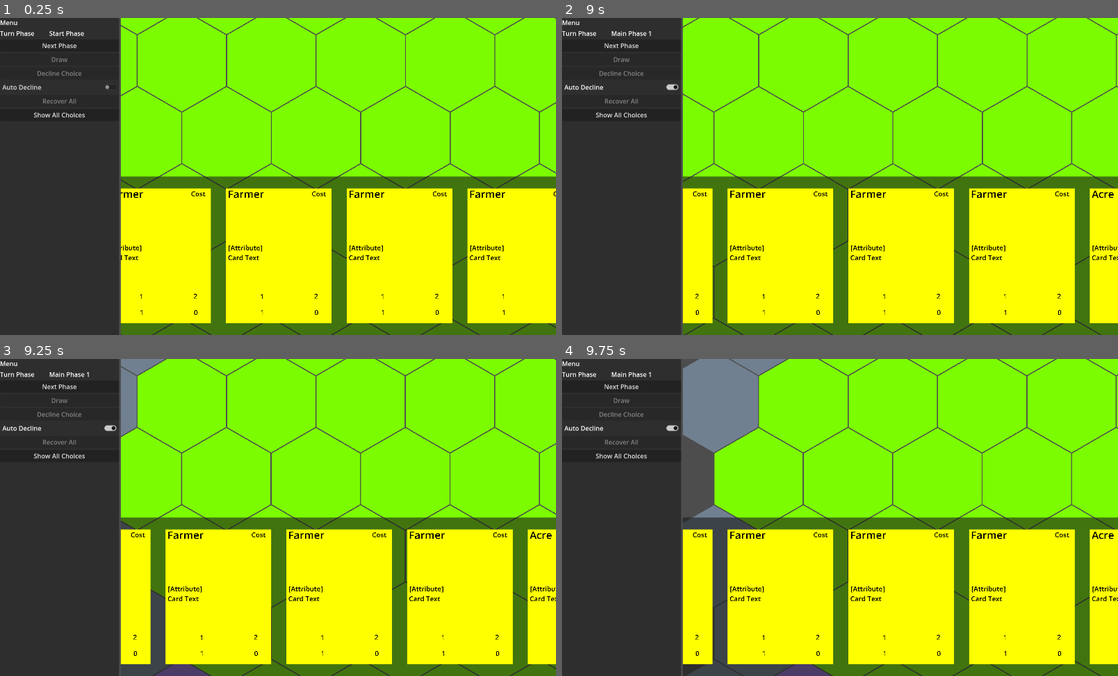
Above: before the commit, frames 1-4 (two rows, left to right).
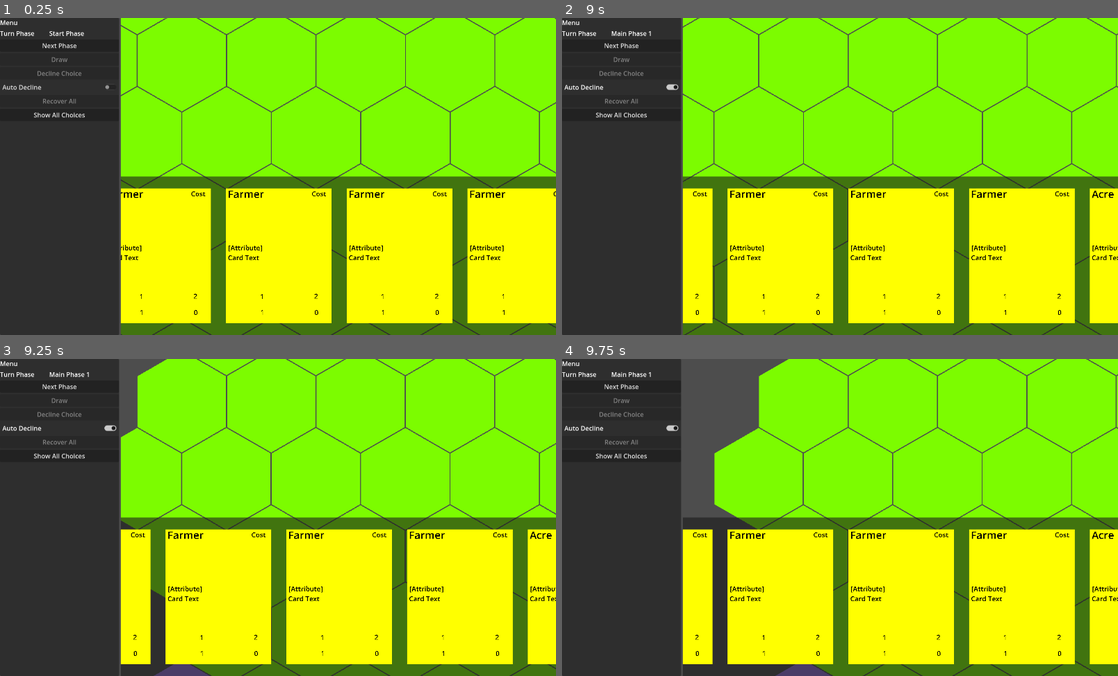
Above: after the commit, the same moments.

Repository: nckjchm/gd_cardgame
Game: Godot game, scene res://game.tscn
Two runs of this game, one before a commit and one after it. Both use one fixed random seed, a clock stepped at 60 frames per second and the inputs below.
Inputs (mouse positions are in pixels of both pictures, inside the frame that each line leads up to):
- Up to frame 1 (0.25 s): no input
- Up to frame 2 (9 s): click "Next Phase" at 0.5 s; click "Next Phase" at 1.25 s; click "Draw" at 2 s; click "Auto Decline" at 2.75 s; click "Show All Choices" at 3.5 s; click "Auto Decline" at 4.25 s; click "Show All Choices" at 5 s; click "Next Phase" at 5.75 s; click "Auto Decline" at 6.5 s; click "Show All Choices" at 7.25 s; click "X" at 8 s; tap Enter at 8.75 s; drag from (589, 21) to (767, 21) at 8.77 s
- Up to frame 3 (9.25 s): no input
- Up to frame 4 (9.75 s): tap Space at 9.5 s; drag from (678, 362) to (856, 362) at 9.52 s

Frames 1-2 are identical in both runs. In frame 3, 1.6% of the frame differs, in the area x 21-31%, y 0-100%; in frame 4, 5.7%, in the area x 21-42%, y 0-100%.

Commit message:
minor improvements
SendCardEvents implemented, also inactive cells aren't drawn anymore

Diff:
--- a/Cell.gd
+++ b/Cell.gd
@@ -67,6 +67,7 @@
 			change_color(Color.LAWN_GREEN)
 		Cell.CellType.Inactive:
 			change_color(Color.SLATE_GRAY)
+			hide()
 		Cell.CellType.Stack:
 			change_color(Color.MEDIUM_PURPLE)
 
--- a/event.gd
+++ b/event.gd
@@ -69,16 +69,48 @@
 			destination_cell.insert_card(card)
 
 class SendToGraveEvent extends SendCardEvent:
-	pass
+	func _init(player, card):
+		self.player = player
+		self.card = card
+		destination_cell = card.card_owner.graveyard_cell
+
+	func resolve(gm : GameManager):
+		super.resolve(gm)
+		card.card_position = Card.CardPosition.Graveyard
+		card.card_status = Card.CardStatus.Dead
 
 class SendToLimboEvent extends SendCardEvent:
-	pass
+	func _init(player, card):
+		self.player = player
+		self.card = card
+		destination_cell = card.card_owner.limbo_cell
+
+	func resolve(gm : GameManager):
+		super.resolve(gm)
+		card.card_position = Card.CardPosition.Limbo
+		card.card_status = Card.CardStatus.Limbo
 
 class SendToBanishmentEvent extends SendCardEvent:
-	pass
+	func _init(player, card):
+		self.player = player
+		self.card = card
+		destination_cell = card.card_owner.banishment_cell
+
+	func resolve(gm : GameManager):
+		super.resolve(gm)
+		card.card_position = Card.CardPosition.Banishment
+		card.card_status = Card.CardStatus.Banished
 
 class SendToDeckEvent extends SendCardEvent:
-	pass
+	func _init(player, card):
+		self.player = player
+		self.card = card
+		destination_cell = card.card_owner.maindeck_cell
+
+	func resolve(gm : GameManager):
+		super.resolve(gm)
+		card.card_position = Card.CardPosition.Limbo
+		card.card_status = Card.CardStatus.Limbo
 
 class SendToHandEvent extends SendCardEvent:
 	var drawn := false
@@ -91,6 +123,7 @@
 	func resolve(gm : GameManager):
 		super.resolve(gm)
 		card.card_position = Card.CardPosition.Hand
+		card.card_status = Card.CardStatus.Hidden
 
 class DrawEvent extends SendToHandEvent:
 	var draw_stack : Card.CardOrigin
